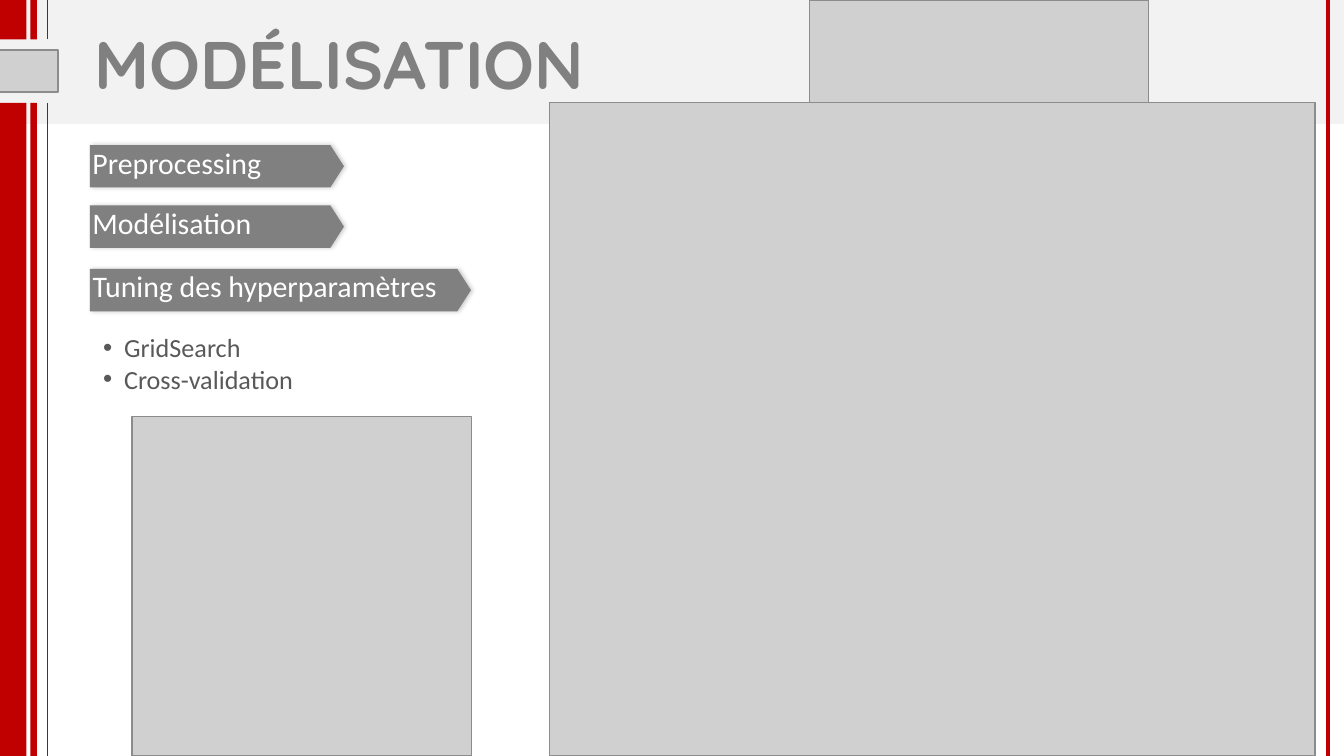
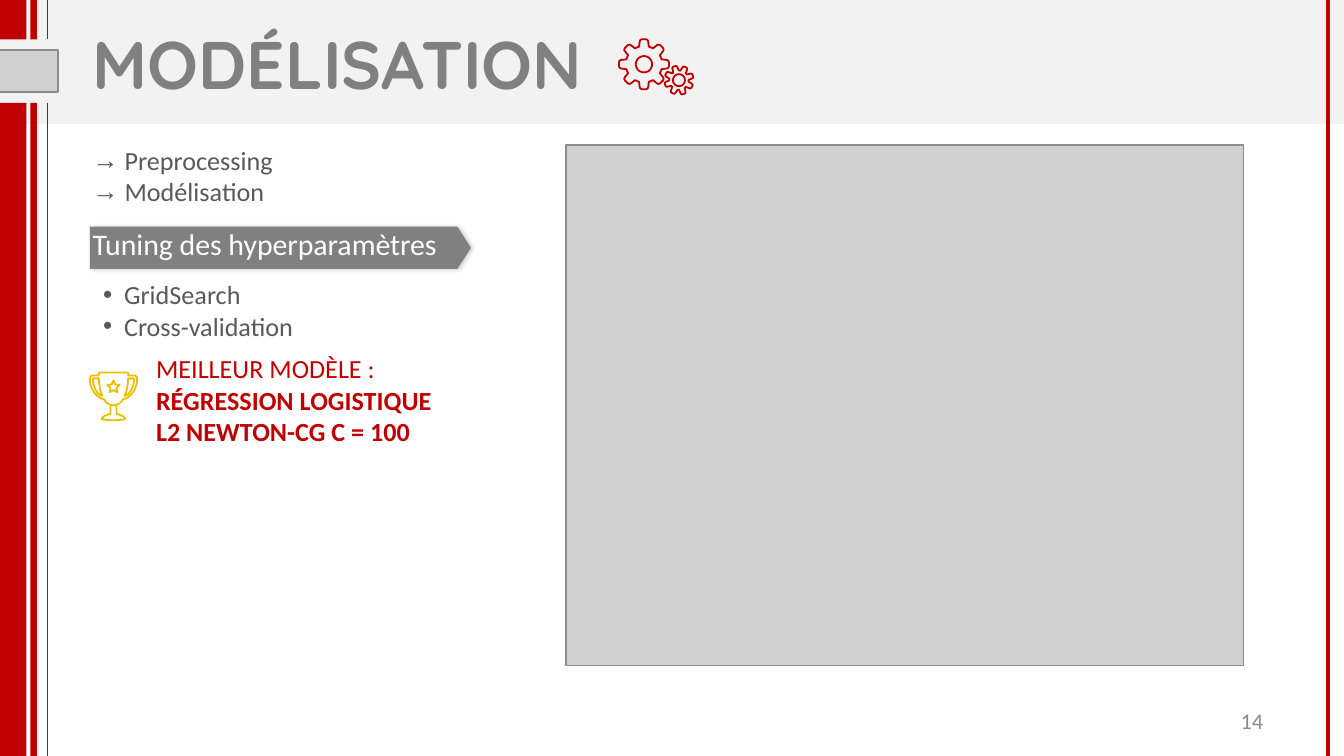
Before and after one commit to florabajolet/OCR7_scoring, a slide deck: slide 14 of P7_presentation.pptx. Drawn at 1344x756 pixels with LibreOffice and Linux fonts; fonts in the diff are those of the drawing; grey boxes stand for pictures. Boxes give left, top, right and bottom in pixels: in the first picture for what was removed or moved away, otherwise in the second. Text is boxed around its words. In the diff, an @@ line names an element or a change of style, - is before the commit and + after.

```diff
--- a/P7_presentation.pptx
+++ b/P7_presentation.pptx
@@ title "MODÉLISATION" at box(93, 28, 582, 90): alignment centre to left @@
@@ picture removed at box(809, 0, 1148, 109) @@
@@ freeform shape added at box(620, 39, 669, 89), outline #C00000 0.96 pt @@
@@ freeform shape added at box(665, 66, 694, 94), outline #C00000 0.96 pt @@
@@ pentagon arrow removed at box(90, 145, 344, 187) @@
@@ picture: place and size @@
-picture at box(550, 103, 1316, 756)
+picture at box(566, 145, 1243, 665)
@@ text at box(125, 152, 273, 175): size 16 to 14 pt, text colour #FFFFFF to #595959 in "Preprocessing"; bullet none to → @@
@@ pentagon arrow removed at box(90, 206, 344, 247) @@
@@ text at box(125, 183, 265, 201): paragraph added @@
+→ Modélisation
@@ text "Tuning des hyperparamètres": place and size @@
-text "Tuning des hyperparamètres" at box(93, 276, 436, 302)
+text "Tuning des hyperparamètres" at box(93, 234, 436, 260)
@@ pentagon arrow: place and size @@
-pentagon arrow at box(90, 269, 470, 310)
+pentagon arrow at box(90, 227, 470, 269)
@@ text removed at box(92, 213, 251, 234) @@
-Modélisation
@@ text "GridSearch": place and size @@
-text "GridSearch" at box(124, 339, 293, 389)
+text "GridSearch" at box(124, 286, 293, 336)
@@ text added at box(156, 357, 432, 441), 14 pt, text #C00000, bold @@
+MEILLEUR MODÈLE :
+RÉGRESSION LOGISTIQUE
+L2 NEWTON-CG C = 100
@@ freeform shape added at box(90, 372, 137, 405), outline #EABF08 0.96 pt @@
@@ freeform shape added at box(102, 406, 126, 419), outline #EABF08 0.96 pt @@
@@ picture removed at box(132, 417, 470, 755) @@
@@ page number added at box(1241, 714, 1264, 729), 12 pt, text #8C8C8C @@
+14
```
Also in this commit, not shown: 20 other slides changed, 3 slides added, 19 other files.
